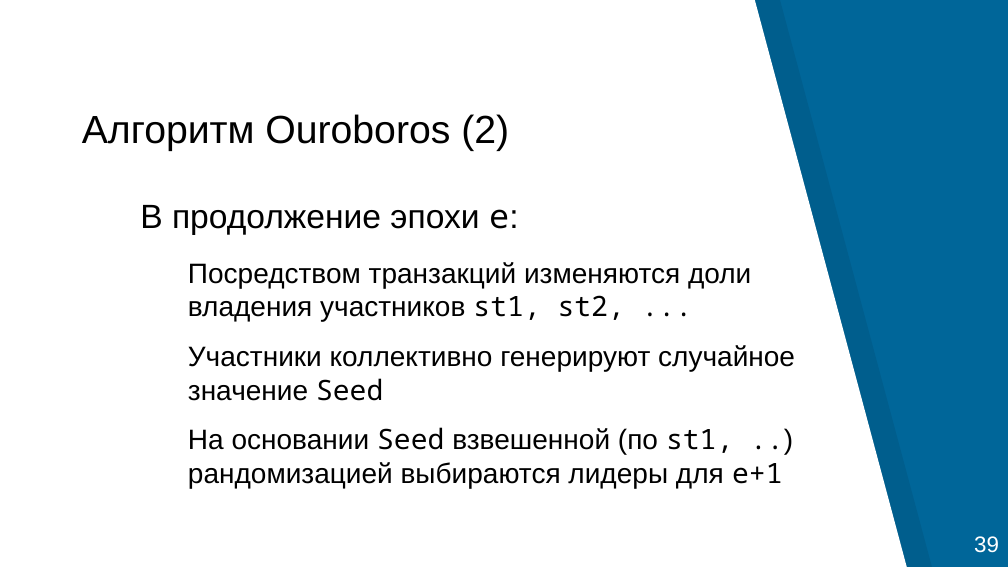
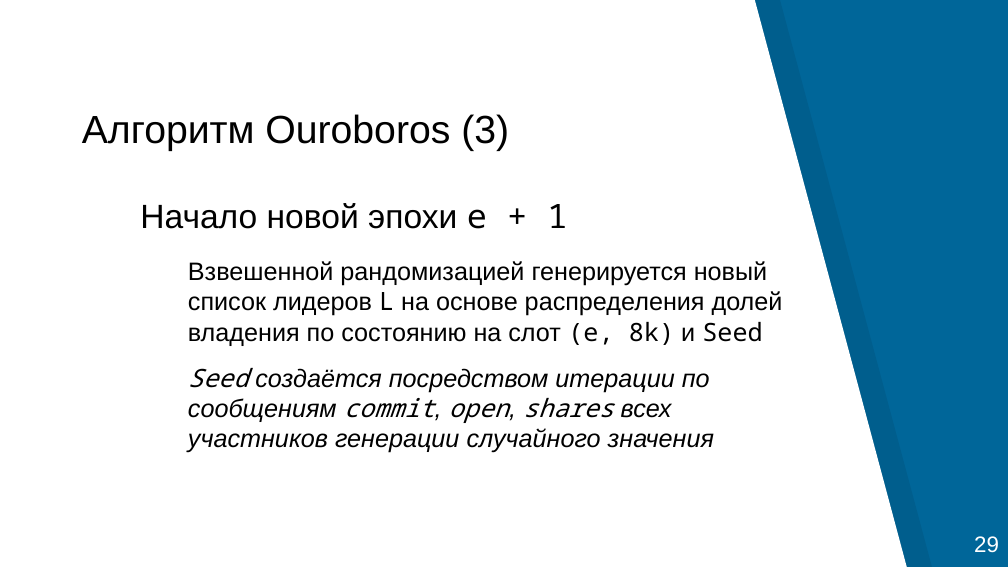
Before and after one commit to georgeee/itmo-master-thesis, a slide deck: slide 18 of presentation.odp (slide 25 before the commit). Drawn at 1008x567 pixels with LibreOffice and Linux fonts; fonts in the diff are those of the drawing. Boxes give left, top, right and bottom in pixels: in the first picture for what was removed or moved away, otherwise in the second. Text is boxed around its words. In the diff, an @@ line names an element or a change of style, - is before the commit and + after.

```diff
--- a/presentation.odp
+++ b/presentation.odp
@@ title at (82, 114, 509, 151): text changed @@
-Алгоритм Ouroboros (2)
+Алгоритм Ouroboros (3)
@@ text at (140, 203, 783, 453): text changed; size 20 to 18 pt @@
-● В продолжение эпохи e:
-  − Посредством транзакций изменяются доли владения участников st1, st2, ...
-  − Участники коллективно генерируют случайное значение Seed
-  − На основании Seed взвешенной (по st1, ..) рандомизацией выбираются лидеры для e+1
+● Начало новой эпохи e + 1
+  − Взвешенной рандомизацией генерируется новый список лидеров L на основе распределения долей владения по состоянию на слот (e, 8k) и Seed
+  − Seed создаётся посредством итерации по сообщениям commit, open, shares всех участников генерации случайного значения
@@ text at (974, 536, 999, 553): text changed @@
-39
+29
```
Also in this commit, not shown: 22 other slides changed, 2 slides added, 12 slides removed.
